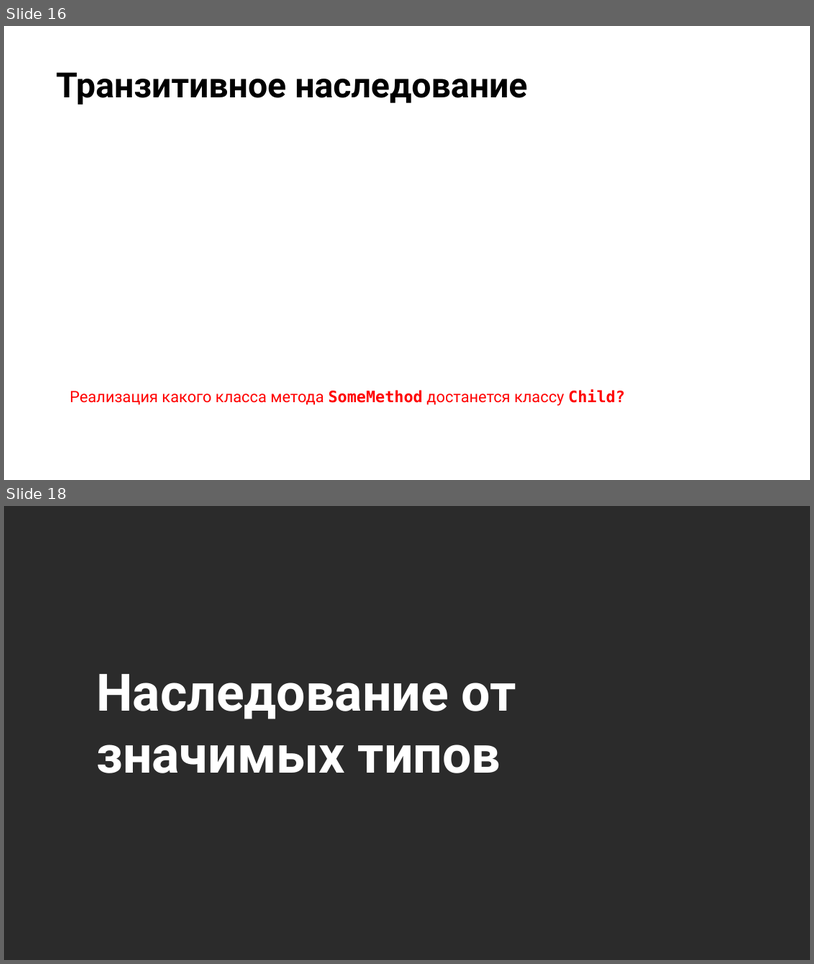
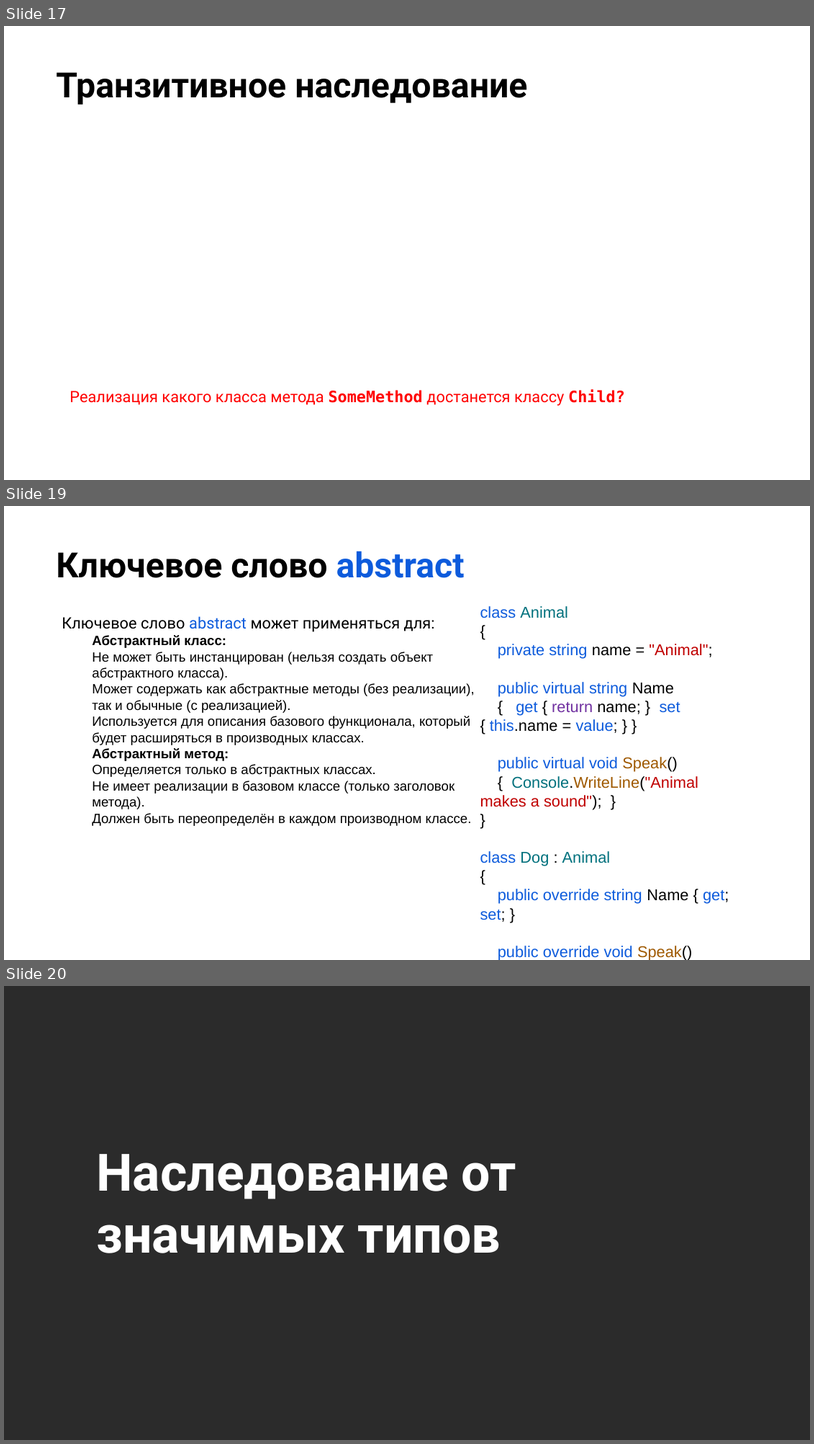
Before and after one commit to NilovPavel/OOP, a slide deck: ООП.pptx. Shown one above the other, each under a label of ours: slides 16 and 18 before the commit, slides 17, 19 and 20 after it; the slides between them are not shown. The pictures are 814x964 and 814x1444 pixels, drawn with LibreOffice and Linux fonts; fonts in the diff are those of the drawing; background and template pictures are left out; a plain dark background stands for a picture behind light text. Boxes give left, top, right and bottom in pixels: in the first picture for what was removed or moved away, otherwise in the second. Text is boxed around its words. In the diff, an @@ line names an element or a change of style, - is before the commit and + after.

Commit message:
Added abstract and virtual.

```diff
--- a/ООП.pptx
+++ b/ООП.pptx
@@ slide 19 added at box(4, 506, 810, 960), background picture (left out) @@
@@ title added at box(56, 551, 465, 578), 31 pt, text #000000, bold @@
+Ключевое слово abstract
@@ text added at box(481, 606, 729, 960), 14 pt, text #0D5BDC @@
+class Animal
+{
+private string name = "Animal";
+public virtual string Name
+{ get { return name; } set { this.name = value; } }
+public virtual void Speak()
+{ Console.WriteLine("Animal makes a sound"); }
+}
+class Dog : Animal
+{
+public override string Name { get; set; }
+public override void Speak()
+{ Console.WriteLine("Dog barks"); }
+}
@@ text added at box(62, 616, 475, 826), 12 pt, text #000000 @@
+Ключевое слово abstract может применяться для:
+Абстрактный класс:
+Не может быть инстанцирован (нельзя создать объект абстрактного класса).
+Может содержать как абстрактные методы (без реализации), так и обычные (с реализацией).
+Используется для описания базового функционала, который будет расширяться в производных классах.
+Абстрактный метод:
+Определяется только в абстрактных классах.
+Не имеет реализации в базовом классе (только заголовок метода).
+Должен быть переопределён в каждом производном классе.
@@ what was slide 16 is now slide 17 @@
@@ what was slide 18 is now slide 20 @@
```
Also in this commit, not shown: 1 slide changed, 2 other slides added, 1 slide removed, 10 other files.
